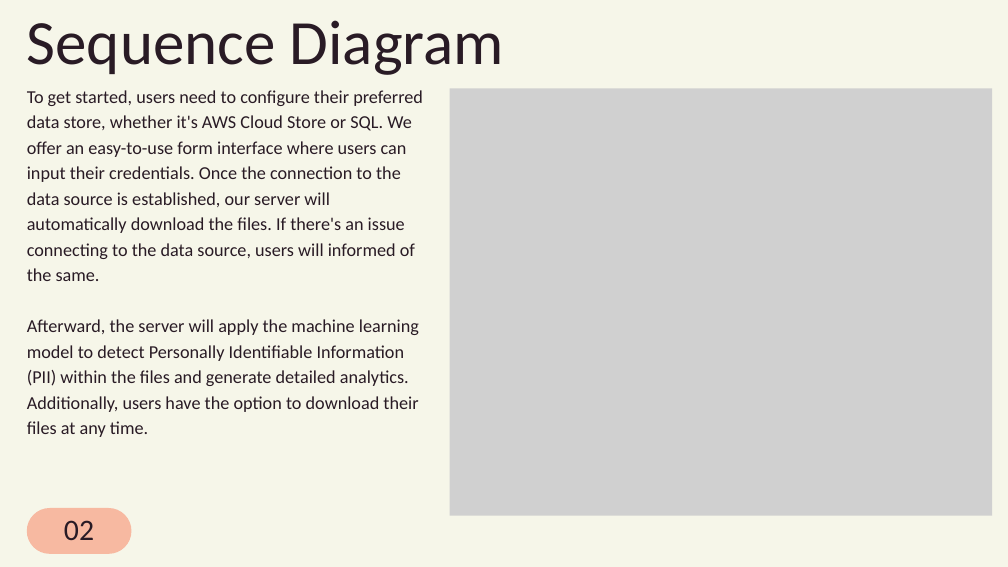
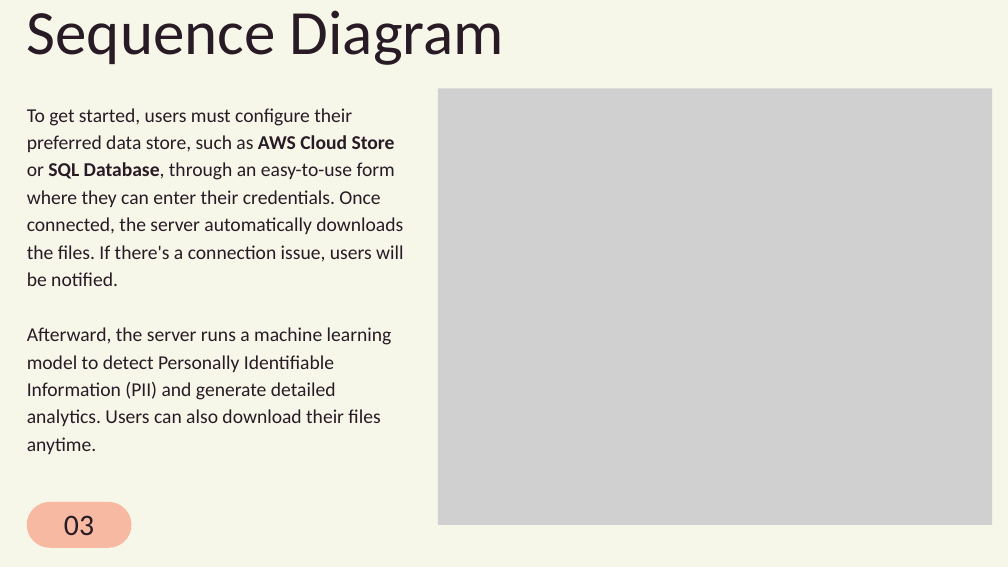
Before and after one commit to PritK99/Data-Watchdog, a slide deck: slide 3 of Data Watchdog PPT.pptx (slide 2 before the commit). Drawn at 1008x567 pixels with LibreOffice and Linux fonts; fonts in the diff are those of the drawing; grey boxes stand for pictures. Boxes give left, top, right and bottom in pixels: in the first picture for what was removed or moved away, otherwise in the second. Text is boxed around its words. In the diff, an @@ line names an element or a change of style, - is before the commit and + after.

```diff
--- a/Data Watchdog PPT.pptx
+++ b/Data Watchdog PPT.pptx
@@ text "Sequence Diagram": place and size @@
-text "Sequence Diagram" at (27,20,504,75)
+text "Sequence Diagram" at (27,10,504,65)
@@ picture: place and size @@
-picture at (450,89,992,516)
+picture at (438,89,992,525)
@@ text at (27,108,403,454): text changed; size 26 to 28 pt @@
-To get started, users need to configure their preferred data store, whether it's AWS Cloud Store or SQL. We offer an easy-to-use form interface where users can input their credentials. Once the connection to the data source is established, our server will automatically download the files. If there's an issue connecting to the data source, users will informed of the same.
-Afterward, the server will apply the machine learning model to detect Personally Identifiable Information (PII) within the files and generate detailed analytics. Additionally, users have the option to download their files at any time.
+To get started, users must configure their preferred data store, such as AWS Cloud Store or SQL Database, through an easy-to-use form where they can enter their credentials. Once connected, the server automatically downloads the files. If there's a connection issue, users will be notified.
+Afterward, the server runs a machine learning model to detect Personally Identifiable Information (PII) and generate detailed analytics. Users can also download their files anytime.
@@ freeform shape: place and size @@
-freeform shape at (26,508,131,554)
+freeform shape at (26,502,131,548)
@@ text removed at (64,520,94,540) @@
-02
@@ text added at (64,515,94,535), 42.6 pt, text #291B25 @@
+03
```
Also in this commit, not shown: 2 other slides changed, 7 slides added, 1 slide removed, 7 other files.
